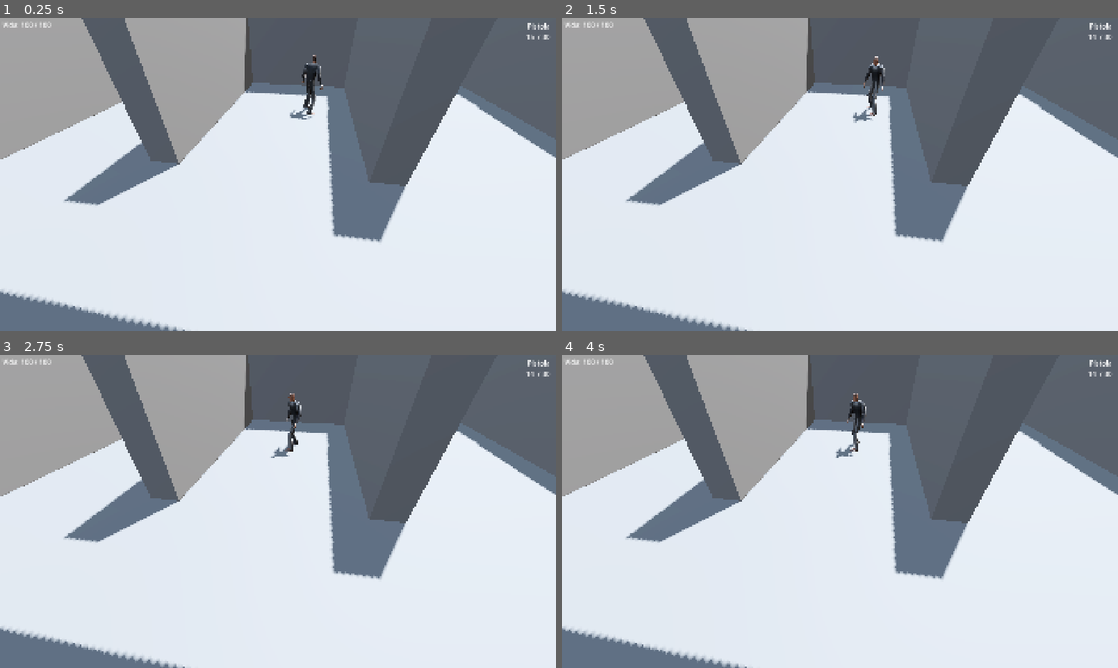
Above: before the commit, frames 1-4 (two rows, left to right).
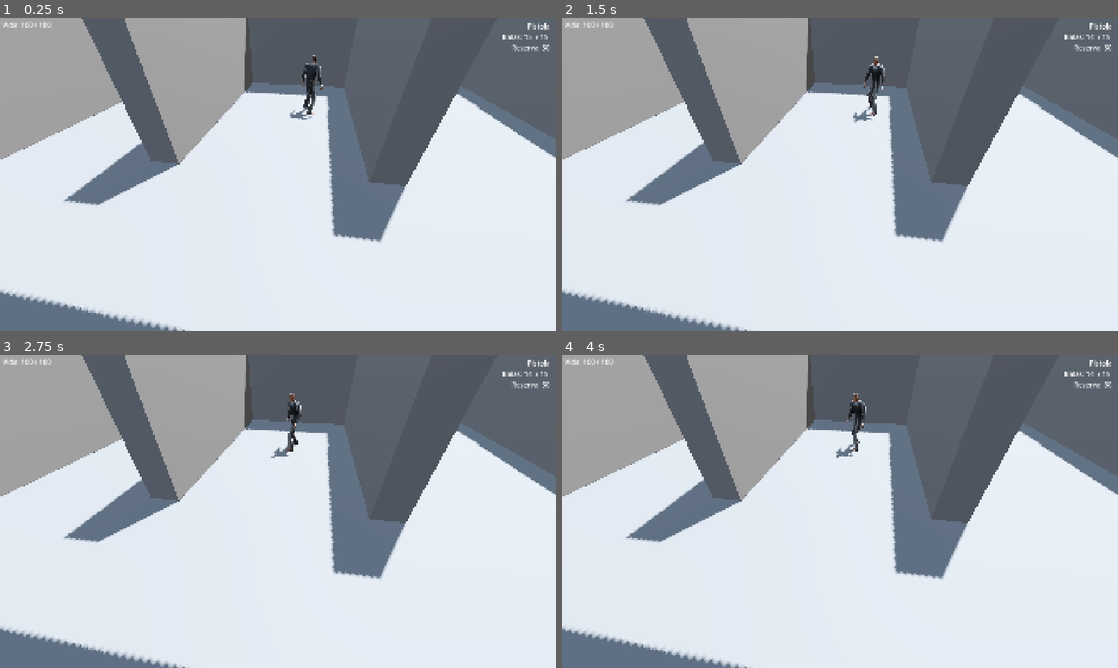
Above: after the commit, the same moments.

Repository: lorenscarano/PSX-Survival-Horror-Game-Godot-
Game: Godot game, scene res://Escenas/prototyping.tscn
Two runs of this game, one before a commit and one after it. Both use one fixed random seed, a clock stepped at 60 frames per second and the inputs below.
Inputs (mouse positions are in pixels of both pictures, inside the frame that each line leads up to):
- Up to frame 1 (0.25 s): no input
- Up to frame 2 (1.5 s): tap Enter at 0.5 s; move the mouse to (962, 158) at 0.52 s; hold D (turn_right) 0.53-1.28 s; hold Right mouse button (aim) 0.53-1.28 s; click (962, 158) at 0.67 s; tap Q (quick_turn) at 0.8, 1.35 s; move the mouse to (728, 190) at 1.27 s; hold S (move_backward) from 1.28 s (still down)
- Up to frame 3 (2.75 s): tap E (interact, bound only after the commit) at 1.55 s; move the mouse to (333, 442) at 2.02 s; release S (move_backward) at 2.03 s; hold D (turn_right) from 2.03 s (still down); hold E (interact, bound only after the commit) from 2.03 s (still down); right-click (333, 442) at 2.3 s
- Up to frame 4 (4 s): move the mouse to (812, 574) at 2.77 s; release D (turn_right) at 2.78 s; release E (interact, bound only after the commit) at 2.78 s; hold W (move_forward) 2.78-3.53 s; right-click (812, 574) at 2.85 s; click (812, 574) at 2.92 s; tap Q (quick_turn) at 3.05, 3.6 s; move the mouse to (1006, 558) at 3.52 s; hold A (turn_left) from 3.53 s (still down); hold E (interact, bound only after the commit) from 3.53 s (still down)

The runs differ from the first frame. In frame 1, 0.2% of the frame differs, in the area x 90-99%, y 5-11%; in frame 2, 0.2%; in frame 3, 0.2%; in frame 4, 0.2%.

Commit message:
Add collectible ammo and health pickups

Diff:
--- a/Escenas/hud.gd
+++ b/Escenas/hud.gd
@@ -24,7 +24,7 @@
 	else:
 		var mag = player.mag_ammo.get(w.nombre,0)
 		var reserve = player.reserve_ammo.get(w.ammo_type,0)
-		ammo_label.text = "%s\n%d  / %d" % [w.nombre, mag, reserve]
+		ammo_label.text = "%s\n Balas: %d  / %d \n Reserva: %d" % [w.nombre, mag, w.mag_size, reserve]
 
 
 func health_color() -> Color:
--- /dev/null
+++ b/Escenas/pickup.tscn
@@ -0,0 +1,29 @@
+[gd_scene format=3 uid="uid://ct8p1od210a04"]
+
+[ext_resource type="Script" uid="uid://bntjgi4xn2grv" path="res://Scripts/pickup.gd" id="1_0rhox"]
+
+[sub_resource type="BoxShape3D" id="BoxShape3D_u5bk5"]
+size = Vector3(1.5, 1.5, 1.5)
+
+[sub_resource type="BoxMesh" id="BoxMesh_u5bk5"]
+size = Vector3(0.2, 0.2, 0.4)
+
+[sub_resource type="StandardMaterial3D" id="StandardMaterial3D_kddjp"]
+albedo_color = Color(0.5380662, 0, 0.05985871, 1)
+
+[node name="Pickup" type="Area3D" unique_id=1289381343]
+script = ExtResource("1_0rhox")
+
+[node name="CollisionShape3D" type="CollisionShape3D" parent="." unique_id=907386678]
+shape = SubResource("BoxShape3D_u5bk5")
+
+[node name="MeshInstance3D" type="MeshInstance3D" parent="." unique_id=1472217944]
+transform = Transform3D(1, 0, 0, 0, 1, 0, 0, 0, 1, -0.0071232915, 0.001804471, 0.0041312575)
+mesh = SubResource("BoxMesh_u5bk5")
+surface_material_override/0 = SubResource("StandardMaterial3D_kddjp")
+
+[node name="Label3D" type="Label3D" parent="." unique_id=1542108217]
+transform = Transform3D(1, 0, 0, 0, 1, 0, 0, 0, 1, 0, 0.8, 0)
+pixel_size = 0.01
+billboard = 1
+font_size = 16
--- a/Escenas/prototyping.tscn
+++ b/Escenas/prototyping.tscn
@@ -3,6 +3,9 @@
 [ext_resource type="PackedScene" uid="uid://dcxy6iv0jt8wg" path="res://Escenas/player.tscn" id="1_8foao"]
 [ext_resource type="PackedScene" uid="uid://d0b2ubpl0q8qd" path="res://Escenas/hud.tscn" id="4_p5xsa"]
 [ext_resource type="Script" uid="uid://cj5lp8cjpdqq6" path="res://Escenas/hud.gd" id="5_rn7uw"]
+[ext_resource type="PackedScene" uid="uid://ct8p1od210a04" path="res://Escenas/pickup.tscn" id="6_hhpyo"]
+[ext_resource type="Resource" uid="uid://dvl60mm7gqtiq" path="res://Items/caja_municion.tres" id="7_s5h0t"]
+[ext_resource type="Resource" uid="uid://dpge7aeep6fi5" path="res://Items/hierba.tres" id="8_s5h0t"]
 [ext_resource type="PackedScene" uid="uid://38kk0j7woqta" path="res://Escenas/zombie.tscn" id="11_drl7j"]
 [ext_resource type="PackedScene" uid="uid://bkm6fypr31ete" path="res://Player/re_camera.tscn" id="12_xhfdh"]
 
@@ -31,6 +34,8 @@
 [sub_resource type="BoxShape3D" id="BoxShape3D_krpui"]
 size = Vector3(0.89068604, 1, 2.0322251)
 
+[sub_resource type="CylinderMesh" id="CylinderMesh_0rhox"]
+
 [node name="Node3D" type="Node3D" unique_id=2027984184]
 
 [node name="WorldEnvironment" type="WorldEnvironment" parent="." unique_id=1616399198]
@@ -133,14 +138,25 @@
 transform = Transform3D(-0.015707368, 0, -0.04999383, 0, 14, 0, 0.9998766, 0, -0.00078536844, -4.8224373, 1.0468025, 0.35851556)
 shape = SubResource("BoxShape3D_kddjp")
 
-[node name="Pared8" type="StaticBody3D" parent="Entorno" unique_id=1684111169]
+[node name="Bloque" type="StaticBody3D" parent="Entorno" unique_id=1684111169]
 transform = Transform3D(1, 0, 0, 0, 1, 0, 0, 0, 1, 11.213888, 1.073539, -0.35682106)
 
-[node name="MeshInstance3D" type="MeshInstance3D" parent="Entorno/Pared8" unique_id=1447565482]
+[node name="MeshInstance3D" type="MeshInstance3D" parent="Entorno/Bloque" unique_id=1447565482]
 transform = Transform3D(-0.00078536844, 0, -0.04999383, 0, 3, 0, 0.04999383, 0, -0.00078536844, -4.856471, -0.72040033, -7.4237328)
 mesh = SubResource("BoxMesh_u5bk5")
 
-[node name="CollisionShape3D" type="CollisionShape3D" parent="Entorno/Pared8" unique_id=2081367929]
+[node name="CollisionShape3D" type="CollisionShape3D" parent="Entorno/Bloque" unique_id=2081367929]
+transform = Transform3D(-0.00078536844, 0, -0.04999383, 0, 3, 0, 0.04999383, 0, -0.00078536844, -4.8553514, -0.6969595, -7.4303203)
+shape = SubResource("BoxShape3D_kddjp")
+
+[node name="Bloque2" type="StaticBody3D" parent="Entorno" unique_id=1994492037]
+transform = Transform3D(2, 0, 0, 0, 2, 0, 0, 0, 2, 0.59594727, 1.3362458, 13.42574)
+
+[node name="MeshInstance3D" type="MeshInstance3D" parent="Entorno/Bloque2" unique_id=1583684089]
+transform = Transform3D(-0.00078536844, 0, -0.04999383, 0, 3, 0, 0.04999383, 0, -0.00078536844, -4.856471, -0.72040033, -7.4237328)
+mesh = SubResource("BoxMesh_u5bk5")
+
+[node name="CollisionShape3D" type="CollisionShape3D" parent="Entorno/Bloque2" unique_id=1871694665]
 transform = Transform3D(-0.00078536844, 0, -0.04999383, 0, 3, 0, 0.04999383, 0, -0.00078536844, -4.8553514, -0.6969595, -7.4303203)
 shape = SubResource("BoxShape3D_kddjp")
 
@@ -197,7 +213,30 @@
 [node name="HUD" parent="." unique_id=11680840 instance=ExtResource("4_p5xsa")]
 script = ExtResource("5_rn7uw")
 
+[node name="PickupAmmo" parent="." unique_id=1289381343 instance=ExtResource("6_hhpyo")]
+transform = Transform3D(1, 0, 0, 0, 1, 0, 0, 0, 1, -8.359758, 0.91295624, -0.68232924)
+item = ExtResource("7_s5h0t")
+
+[node name="CollisionShape3D" parent="PickupAmmo" index="0" unique_id=907386678]
+transform = Transform3D(1, 0, 0, 0, 1, 0, 0, 0, 1, 0.19834423, 0.17105031, 0.09810591)
+
+[node name="MeshInstance3D" parent="PickupAmmo" index="1" unique_id=1472217944]
+transform = Transform3D(1, 0, 0, 0, 1, 0, 0, 0, 1, -0.0071229935, 0.001804471, -0.06583941)
+
+[node name="PickupHierba" parent="." unique_id=1749891618 instance=ExtResource("6_hhpyo")]
+transform = Transform3D(1, 0, 0, 0, 1, 0, 0, 0, 1, -8.359758, 0.91295624, -1.9544535)
+item = ExtResource("8_s5h0t")
+
+[node name="CollisionShape3D" parent="PickupHierba" index="0" unique_id=907386678]
+transform = Transform3D(1, 0, 0, 0, 1, 0, 0, 0, 1, 0.19834423, 0.17105031, 0.09810591)
+
+[node name="MeshInstance3D" parent="PickupHierba" index="1" unique_id=1472217944]
+transform = Transform3D(0.265, 0, 0, 0, 0.265, 0, 0, 0, 0.265, -0.0071229935, 0.16479754, -0.06583929)
+mesh = SubResource("CylinderMesh_0rhox")
+
 [editable path="Camaras/ReCamera"]
 [editable path="Camaras/ReCamera2"]
 [editable path="Camaras/ReCamera3"]
 [editable path="Camaras/ReCamera4"]
+[editable path="PickupAmmo"]
+[editable path="PickupHierba"]
--- /dev/null
+++ b/Items/caja_municion.tres
@@ -0,0 +1,8 @@
+[gd_resource type="Resource" script_class="ItemData" format=3 uid="uid://dvl60mm7gqtiq"]
+
+[ext_resource type="Script" uid="uid://ck3hexymsvk4k" path="res://Scripts/item_data.gd" id="1_u3jv0"]
+
+[resource]
+script = ExtResource("1_u3jv0")
+nombre = "9mm Ammo"
+metadata/_custom_type_script = "uid://ck3hexymsvk4k"
--- /dev/null
+++ b/Items/hierba.tres
@@ -0,0 +1,11 @@
+[gd_resource type="Resource" script_class="ItemData" format=3 uid="uid://dpge7aeep6fi5"]
+
+[ext_resource type="Script" uid="uid://ck3hexymsvk4k" path="res://Scripts/item_data.gd" id="1_6r21v"]
+
+[resource]
+script = ExtResource("1_6r21v")
+nombre = "Hierba"
+item_type = 1
+amount = 25
+ammo_type = ""
+metadata/_custom_type_script = "uid://ck3hexymsvk4k"
--- a/Player/player.gd
+++ b/Player/player.gd
@@ -229,7 +229,6 @@
 	if is_dead:
 		return
 	health -= amount
-	print("Vida del PJ: ", health)
 	if health <= 0:
 		die()
 
@@ -237,8 +236,21 @@
 	is_dead = true
 	is_aiming = false
 	velocity = Vector3.ZERO
-	print("Moriste mantecaaaAAAaa")
 	anim.play(DEATH_ANIM)
 	await anim.animation_finished
 	await get_tree().create_timer(2.0).timeout
 	get_tree().reload_current_scene()
+
+func apply_item(item: ItemData) -> bool:
+	if is_dead or is_aiming or is_reloading or is_quick_turning:
+		return false
+	match item.item_type:
+		ItemData.Type.AMMO:
+			reserve_ammo[item.ammo_type] = reserve_ammo.get(item.ammo_type,0 ) + item.amount
+			return true
+		ItemData.Type.HEAL:
+			if health >= max_health:
+				return false
+			health = min(health + item.amount, max_health)
+			return true
+	return false
--- /dev/null
+++ b/Scripts/item_data.gd
@@ -0,0 +1,10 @@
+class_name ItemData extends Resource
+enum Type { AMMO, HEAL }
+
+@export var nombre := "Iteam"
+@export var item_type := Type.AMMO
+## Cantidad de balas/vida que da
+@export var amount := 15
+## La municion debe coincidir con el Ammo Type del arma
+@export var ammo_type := "9mm"
+@export var icon: Texture2D
--- /dev/null
+++ b/Scripts/pickup.gd
@@ -0,0 +1,33 @@
+class_name Pickup extends Area3D
+
+@export var item: ItemData
+
+var player_inside: Player = null
+
+@onready var prompt: Label3D = $Label3D
+
+func _ready() -> void:
+	body_entered.connect(_on_body_entered)
+	body_exited.connect(_on_body_exited)
+	prompt.visible = false
+	if item != null:
+		prompt.text = "Recoger: %s" % item.nombre
+
+func _on_body_entered(body: Node3D) -> void:
+	if body is Player:
+		player_inside = body
+		prompt.visible = true
+
+func _on_body_exited(body: Node3D) -> void:
+	if body == player_inside:
+		player_inside = null
+		prompt.visible = false
+
+func _unhandled_input(event: InputEvent) -> void:
+	if player_inside == null or item == null:
+		return
+	if event.is_action_pressed("interact"):
+		if player_inside.apply_item(item):
+			queue_free()
+		else:
+			print("Ahora no")
--- a/project.godot
+++ b/project.godot
@@ -78,6 +78,11 @@
 "events": [Object(InputEventMouseButton,"resource_local_to_scene":false,"resource_name":"","device":-1,"window_id":0,"a …(257 unchanged characters)…
 ]
 }
+interact={
+"deadzone": 0.2,
+"events": [Object(InputEventKey,"resource_local_to_scene":false,"resource_name":"","device":-1,"window_id":0,"alt_pressed":false,"shift_pressed":false,"ctrl_pressed":false,"meta_pressed":false,"pressed":false,"keycode":0,"physical_keycode":69,"key_label":0,"unicode":101,"location":0,"echo":false,"script":null)
+]
+}
 
 [layer_names]
 
Not shown, added: Scripts/item_data.gd.uid
Not shown, added: Scripts/pickup.gd.uid
